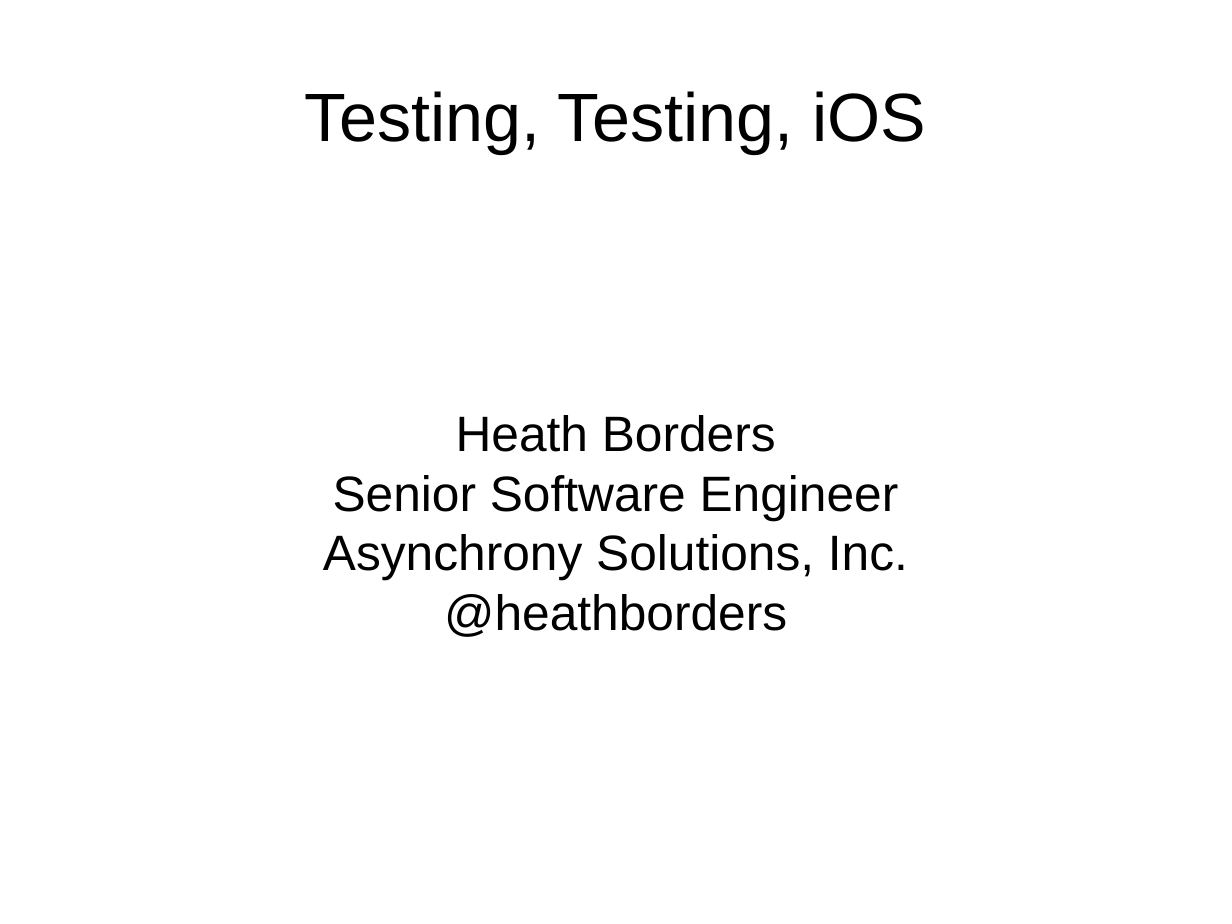
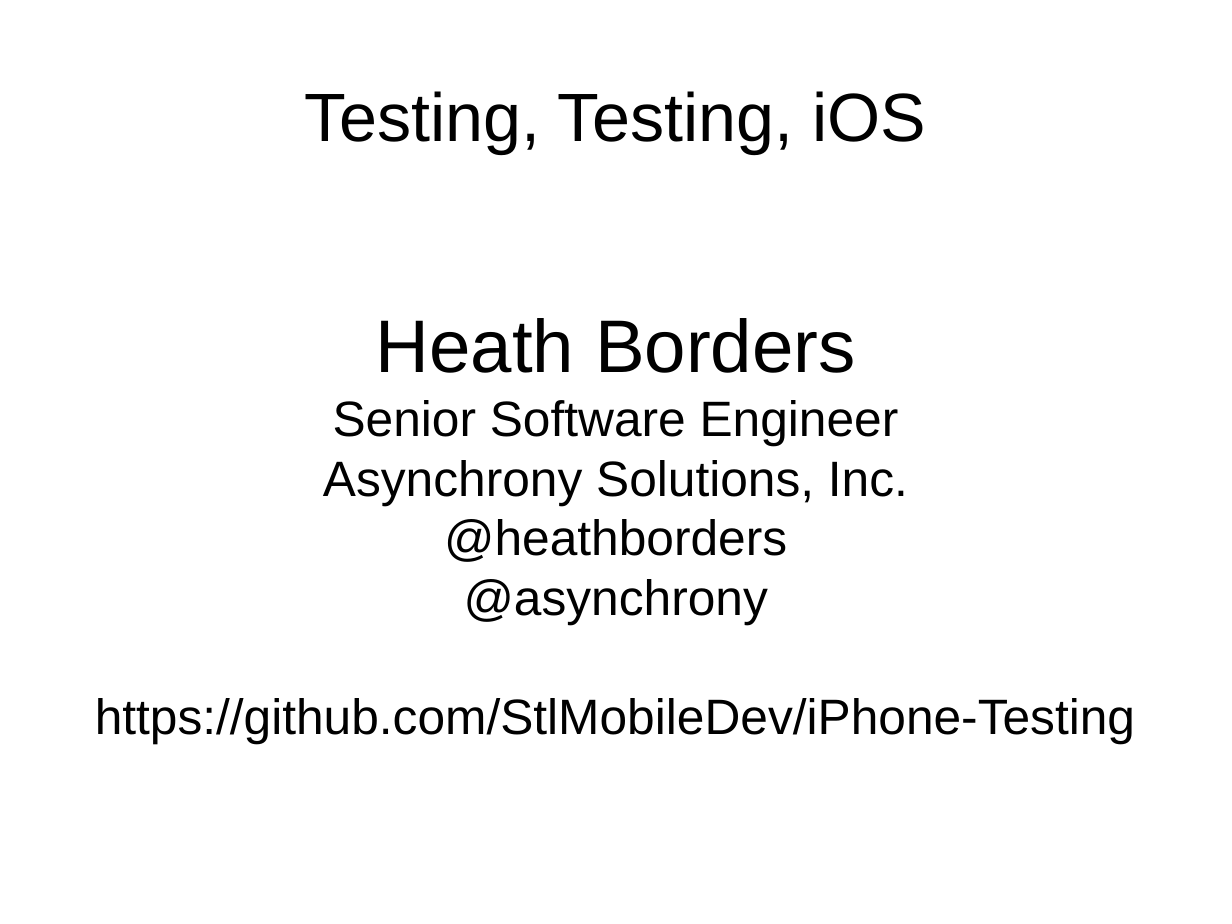
Before and after one commit to StlMobileDev/iPhone-Testing, a slide deck: slide 1 of Testing-Testing-iOS.odp. Drawn at 1232x924 pixels with LibreOffice and Linux fonts; fonts in the diff are those of the drawing. Boxes give left, top, right and bottom in pixels: in the first picture for what was removed or moved away, otherwise in the second. Text is boxed around its words. In the diff, an @@ line names an element or a change of style, - is before the commit and + after.

```diff
--- a/Testing-Testing-iOS.odp
+++ b/Testing-Testing-iOS.odp
@@ subtitle at [376, 318, 856, 373]: size 32 to 48 pt in "Heath Borders" @@
@@ subtitle at [95, 579, 1135, 744]: paragraphs added @@
+@asynchrony
+https://github.com/StlMobileDev/iPhone-Testing
```
Also in this commit, not shown: 2 other slides changed, 9 slides added, 2 other files.
